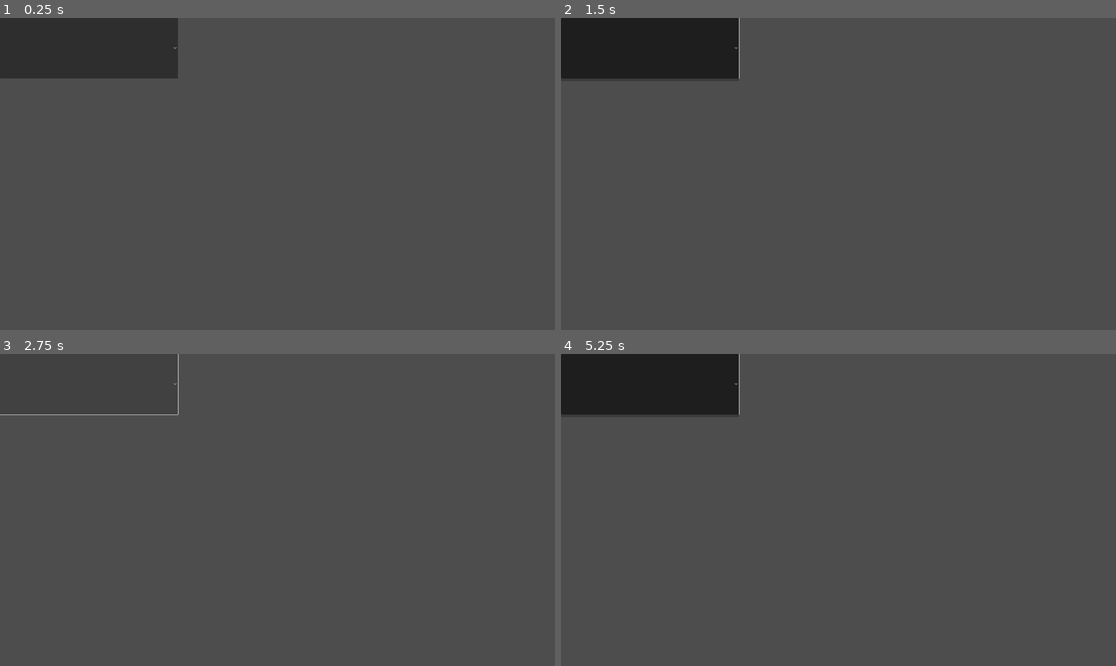
Above: before the commit, frames 1-4 (two rows, left to right).
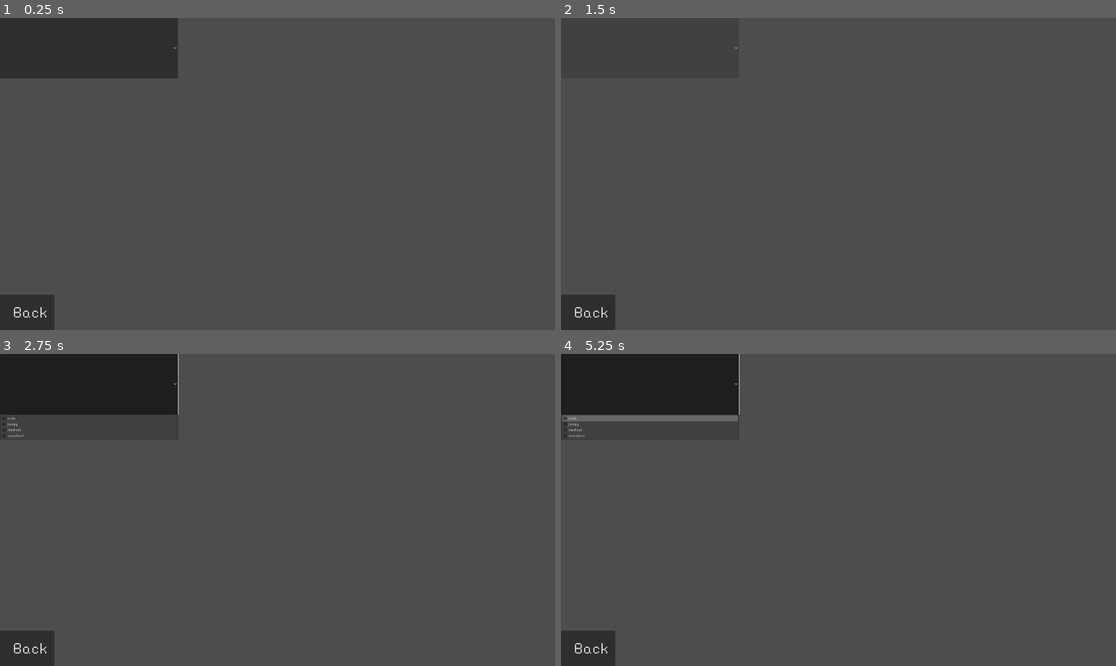
Above: after the commit, the same moments.

Repository: flowerFawn/Robot_game
Game: Godot game, scene res://shop_menu.tscn
Same seed, same stepped clock (60 frames per second), same inputs: the game is played once before the commit and once after it. This scene is started directly instead of the project's main scene.
Inputs (mouse positions are in pixels of both pictures, inside the frame that each line leads up to):
- Up to frame 1 (0.25 s): no input
- Up to frame 2 (1.5 s): click (588, 311) at 0.5 s, where only the run after the commit has a clickable "Back"; click (655, 58) at 1.25 s, where only the run after the commit has a clickable "Legs"
- Up to frame 3 (2.75 s): click (88, 385) at 2 s
- Up to frame 4 (5.25 s): tap Enter at 2.75, 4.25 s; move the mouse to (960, 494) at 2.77 s; hold D (right) 2.78-4.28 s; tap F (interact) at 2.85, 3.6, 4.55 s; tap Space (jump) at 3.02, 3.5, 3.77, 5 s; move the mouse to (727, 525) at 3.52 s; move the mouse to (894, 441) at 4.27 s; press the mouse at (894, 441) at 4.28 s; hold A (left) 4.28-5.03 s; move the mouse to (810, 572) at 5.02 s; release the mouse at (810, 572) at 5.03 s; hold D (right) from 5.03 s (still down); right-click (810, 572) at 5.1 s

The runs differ from the first frame. In frame 1, 1.1% of the frame differs, in the area x 0-10%, y 88-100%; in frame 2, 7.4%, in the area x 0-33%, y 0-100%; in frame 3, 7.4%; in frame 4, 1.7%.
Error before the commit: Parse Error: Identifier "searched_folder" not declared in the current scope. (res://shop_dropdown.gd:7)
Error after the commit: Attempt to call function 'get_files' in base 'null instance' on a null instance. (res://shop_dropdown.gd:11)

Commit message:
the shop now opens the limb folder of the button

Diff:
--- a/shop_dropdown.gd
+++ b/shop_dropdown.gd
@@ -1,10 +1,12 @@
 extends OptionButton
-
+var searched_folder = ("res://player_limbs/player_" + Temp_Vars.selected_shop_limb)
 
 # Called when the node enters the scene tree for the first time.
 func _ready():
 	#looks through the folder it is told too
+	print(searched_folder)
 	var limb_folder = DirAccess.open(searched_folder)
+	print(limb_folder)
 	#adds each file as a string without the .json text
 	for file in limb_folder.get_files():
 		file = file.left(-5)
--- a/shop_menu.tscn
+++ b/shop_menu.tscn
@@ -1,7 +1,8 @@
-[gd_scene load_steps=3 format=3 uid="uid://ksv3koutpsok"]
+[gd_scene load_steps=4 format=3 uid="uid://ksv3koutpsok"]
 
 [ext_resource type="Theme" uid="uid://bppvu27nvmqm6" path="res://assets/standard_theme.tres" id="1_1wjp7"]
 [ext_resource type="Script" path="res://shop_dropdown.gd" id="2_qshhv"]
+[ext_resource type="Script" path="res://back_to_level.gd" id="3_453bt"]
 
 [node name="Control" type="Control"]
 layout_mode = 3
@@ -14,4 +15,17 @@
 offset_right = 616.0
 offset_bottom = 209.0
 theme = ExtResource("1_1wjp7")
+theme_override_font_sizes/font_size = 32
 script = ExtResource("2_qshhv")
+
+[node name="Button" type="Button" parent="."]
+offset_top = 958.0
+offset_right = 188.0
+offset_bottom = 1080.0
+theme = ExtResource("1_1wjp7")
+theme_override_font_sizes/font_size = 64
+text = " Back"
+script = ExtResource("3_453bt")
+link_to = "res://shop_selector_menu.tscn"
+
+[connection signal="pressed" from="Button" to="Button" method="_on_pressed"]
--- a/shop_selector_menu.tscn
+++ b/shop_selector_menu.tscn
@@ -1,7 +1,8 @@
-[gd_scene load_steps=3 format=3 uid="uid://ci7etd0a7s7nq"]
+[gd_scene load_steps=4 format=3 uid="uid://ci7etd0a7s7nq"]
 
 [ext_resource type="Theme" uid="uid://bppvu27nvmqm6" path="res://assets/standard_theme.tres" id="1_fd6sk"]
 [ext_resource type="Script" path="res://shop_select_button.gd" id="2_qi0ah"]
+[ext_resource type="Script" path="res://back_to_level.gd" id="3_nsad6"]
 
 [node name="Control" type="Control"]
 layout_mode = 3
@@ -31,5 +32,17 @@
 script = ExtResource("2_qi0ah")
 button_limb = "arms"
 
+[node name="Button" type="Button" parent="Button2"]
+offset_left = -716.0
+offset_top = 1008.0
+offset_right = -422.0
+offset_bottom = 1080.0
+theme = ExtResource("1_fd6sk")
+theme_override_font_sizes/font_size = 64
+text = " Back To Workshop"
+script = ExtResource("3_nsad6")
+link_to = "res://levels/workshop.tscn"
+
 [connection signal="pressed" from="Button" to="Button" method="_on_pressed"]
 [connection signal="pressed" from="Button2" to="Button2" method="_on_pressed"]
+[connection signal="pressed" from="Button2/Button" to="Button2/Button" method="_on_pressed"]
